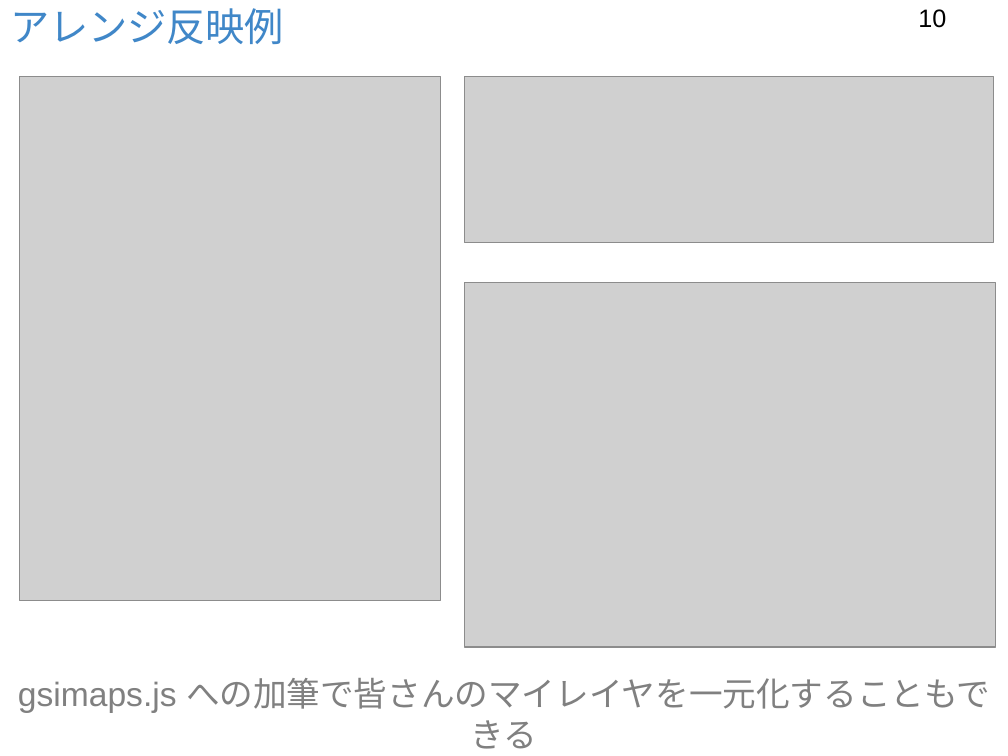
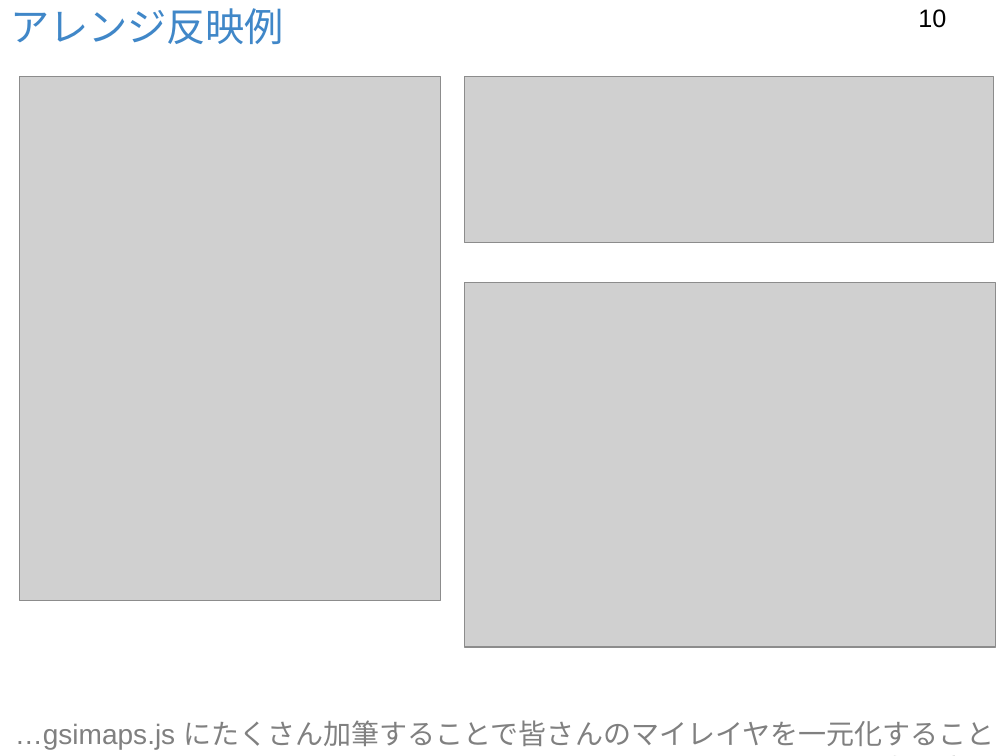
Before and after one commit to foss4g-tokyo-vt/slides, a slide deck: slide 10 of 151009ベクトルタイル利用サイトを作ろうPt.3.pptx. Drawn at 1008x756 pixels with LibreOffice and Linux fonts; fonts in the diff are those of the drawing; grey boxes stand for pictures; background and template pictures are left out. Boxes give left, top, right and bottom in pixels: in the first picture for what was removed or moved away, otherwise in the second. Text is boxed around its words. In the diff, an @@ line names an element or a change of style, - is before the commit and + after.

```diff
--- a/151009ベクトルタイル利用サイトを作ろうPt.3.pptx
+++ b/151009ベクトルタイル利用サイトを作ろうPt.3.pptx
@@ text at box(15, 720, 995, 750): text changed; size 24 to 20 pt @@
-gsimaps.js への加筆で皆さんのマイレイヤを一元化することもできる
+…gsimaps.js にたくさん加筆することで皆さんのマイレイヤを一元化することもできる
```
Also in this commit, not shown: 3 other slides changed, 2 other files.
